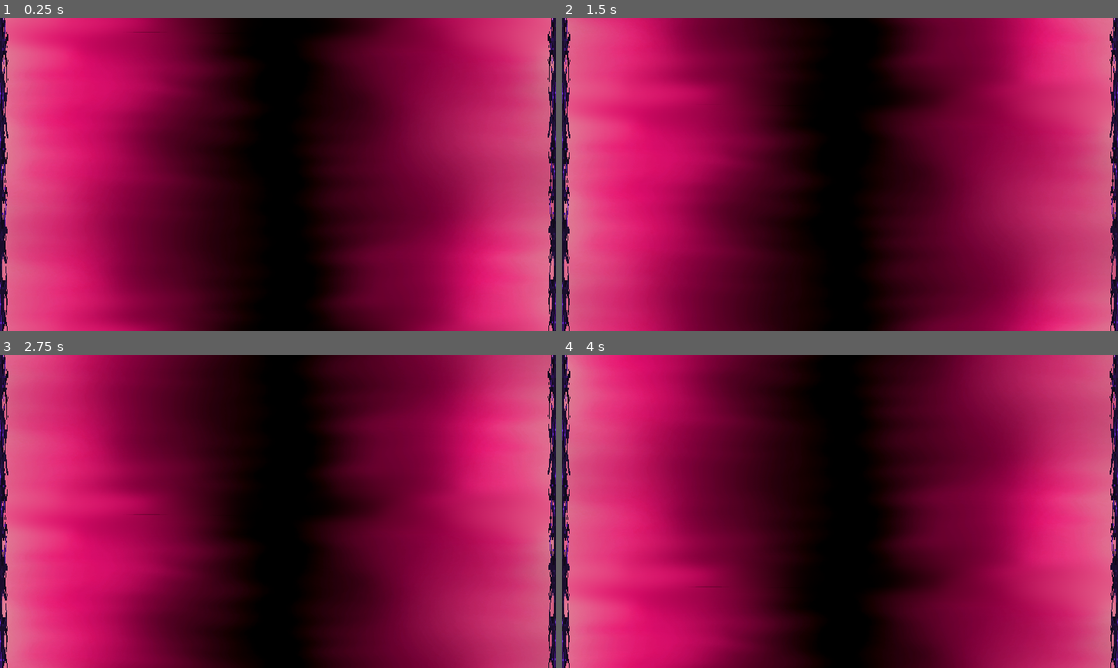
Above: before the commit, frames 1-4 (two rows, left to right).
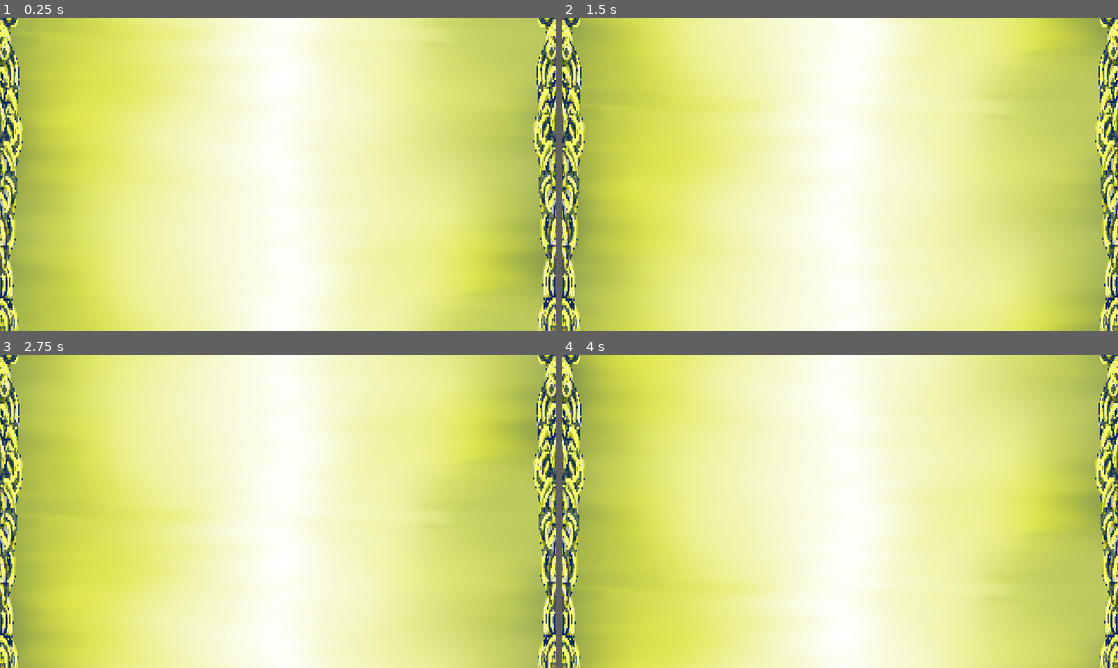
Above: after the commit, the same moments.

Repository: Seblis/Weaponized
Game: Godot game, scene res://util/parallax_background.tscn
Same seed, same stepped clock (60 frames per second), same inputs: the game is played once before the commit and once after it. The project has no main scene, so this scene is started directly.
Inputs (mouse positions are in pixels of both pictures, inside the frame that each line leads up to):
- Up to frame 1 (0.25 s): no input
- Up to frame 2 (1.5 s): move the mouse to (962, 158) at 0.52 s; hold D (move_right) 0.53-1.28 s; hold Space (fire) 0.53-1.28 s; move the mouse to (728, 190) at 1.27 s; hold S (move_down) from 1.28 s (still down); tap Space (fire) at 1.35 s
- Up to frame 3 (2.75 s): move the mouse to (333, 442) at 2.02 s; release S (move_down) at 2.03 s; hold D (move_right) from 2.03 s (still down); hold Space (fire) from 2.03 s (still down)
- Up to frame 4 (4 s): move the mouse to (812, 574) at 2.77 s; release D (move_right) at 2.78 s; release Space (fire) at 2.78 s; hold W (move_up) 2.78-3.53 s; tap Space (fire) at 2.85 s; move the mouse to (1006, 558) at 3.52 s; hold A (move_left) from 3.53 s (still down); hold Space (fire) from 3.53 s (still down)

The runs differ from the first frame. In frame 1, 100% of the frame differs, in the area x 0-100%, y 0-100%; in frame 2, 100%; in frame 3, 100%; in frame 4, 100%.

Commit message:
Updated background and frame scaling
switched ruby biome BG file to loop correctly,
changed frame scaling: x = 4 and y =8

Diff:
--- a/util/parallax_background.tscn
+++ b/util/parallax_background.tscn
@@ -1,13 +1,13 @@
 [gd_scene load_steps=4 format=3 uid="uid://b2bou7crdj5ri"]
 
 [ext_resource type="Script" path="res://util/parallax_background.gd" id="1_kiemq"]
-[ext_resource type="Texture2D" uid="uid://b3x3uclsm0fxa" path="res://assets/background/Ruby_BG.png" id="2_dnvik"]
-[ext_resource type="Texture2D" uid="uid://du44r4j2kg567" path="res://assets/background/Void_Side_BG.png" id="3_6bnki"]
+[ext_resource type="Texture2D" uid="uid://bjj0uy5tju6up" path="res://assets/background/Acid_BG.png" id="2_nx5gd"]
+[ext_resource type="Texture2D" uid="uid://bfdfeqrsqguwa" path="res://assets/background/Acid_Side_BG.png" id="3_prxny"]
 
 [node name="ParallaxBackground" type="ParallaxBackground"]
 script = ExtResource("1_kiemq")
-background_texture = ExtResource("2_dnvik")
-frame_texture = ExtResource("3_6bnki")
+background_texture = ExtResource("2_nx5gd")
+frame_texture = ExtResource("3_prxny")
 
 [node name="ParallaxLayer" type="ParallaxLayer" parent="."]
 motion_mirroring = Vector2(1920, 1080)
@@ -59,7 +59,7 @@
 
 [node name="LeftFrame" type="Sprite2D" parent="Frames2"]
 position = Vector2(15, 128)
-scale = Vector2(1, 8)
+scale = Vector2(4, 8)
 flip_h = true
 
 [node name="LeftFrame2" type="Sprite2D" parent="Frames2"]
@@ -84,7 +84,7 @@
 
 [node name="RightFrame" type="Sprite2D" parent="Frames2"]
 position = Vector2(1905, 126)
-scale = Vector2(1, 8)
+scale = Vector2(4, 8)
 
 [node name="RightFrame2" type="Sprite2D" parent="Frames2"]
 visible = false
Binary file changed: assets/background/Ruby_BG.png
Not shown, changed: assets/background/Ruby_BG.png.import
